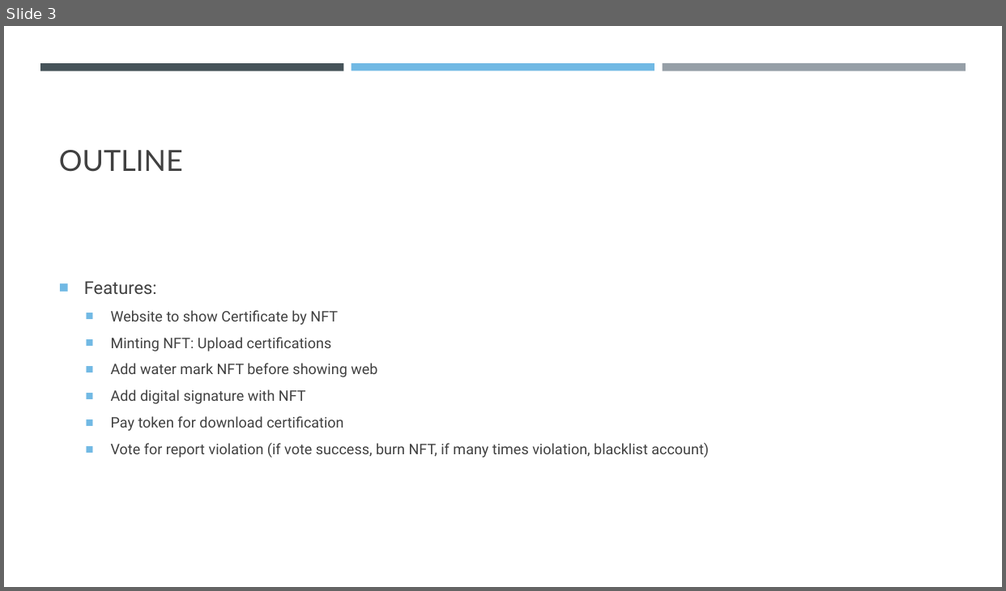
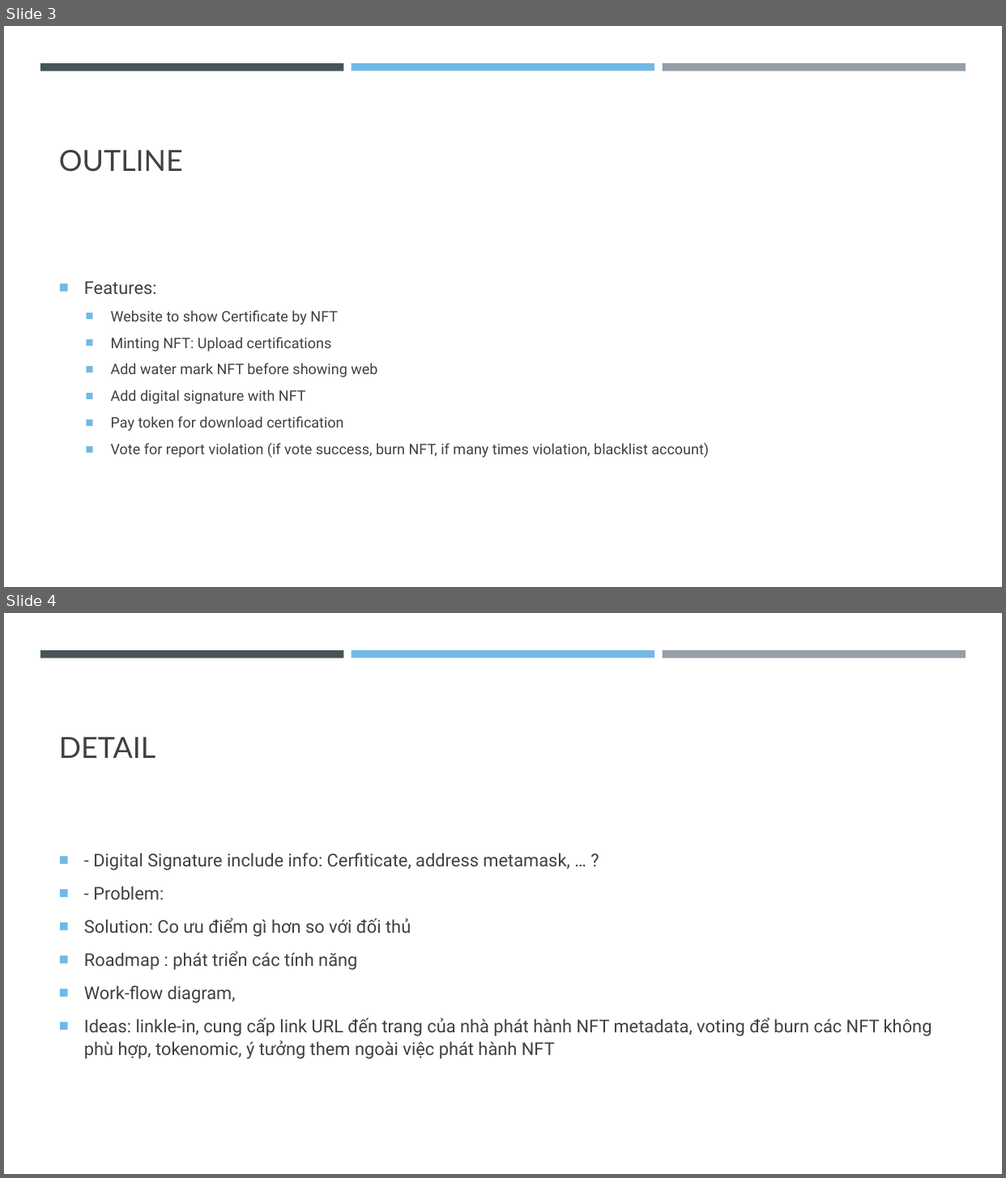
Before and after one commit to hoangnhxda/Hackathon_NFT_Certificate, a slide deck: NFT_Avengger.pptx. Shown one above the other, each under a label of ours: slide 3 before the commit, slides 3 and 4 after it. The pictures are 1006x591 and 1006x1178 pixels, drawn with LibreOffice and Linux fonts; fonts in the diff are those of the drawing. Boxes give left, top, right and bottom in pixels: in the first picture for what was removed or moved away, otherwise in the second. Text is boxed around its words. In the diff, an @@ line names an element or a change of style, - is before the commit and + after.

```diff
--- a/NFT_Avengger.pptx
+++ b/NFT_Avengger.pptx
@@ slide 4 added at <box>4,613,1002,1174</box>, background #FFFFFF; not listed: 3 template elements that a slide beside it also shows @@
@@ title added at <box>59,737,155,758</box>, 28 pt, text #404040 @@
+DETAIL
@@ text added at <box>84,853,932,1059</box>, 17 pt, text #404040 @@
+■ - Digital Signature include info: Cerfiticate, address metamask, … ?
+■ - Problem:
+■ Solution: Co ưu điểm gì hơn so với đối thủ
+■ Roadmap : phát triển các tính năng
+■ Work-flow diagram,
+■ Ideas: linkle-in, cung cấp link URL đến trang của nhà phát hành NFT metadata, voting để burn các NFT không phù hợp, tokenomic, ý tưởng them ngoài việc phát hành NFT
```
Also in this commit, not shown: 1 other slide added, 1 slide removed, 1 other file.
